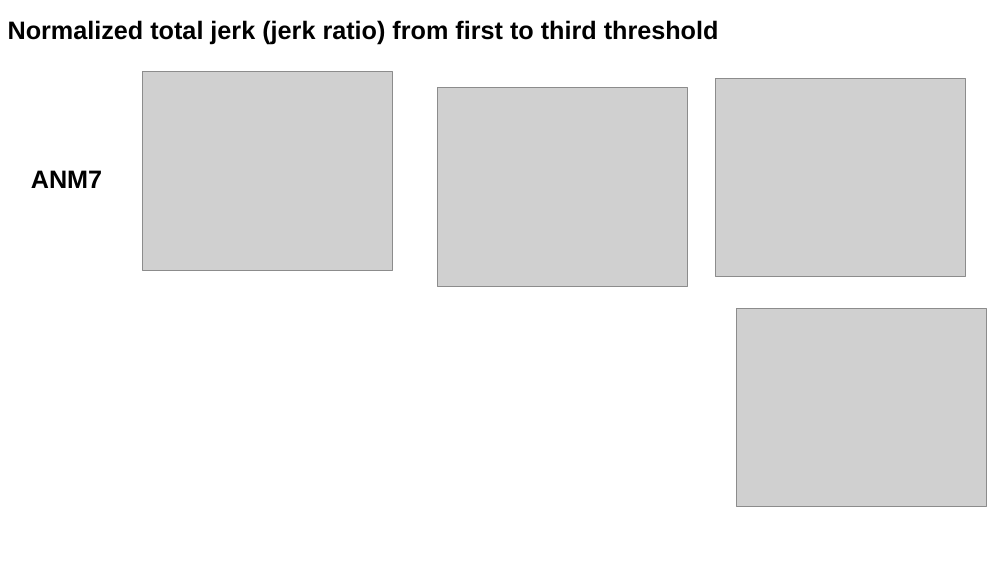
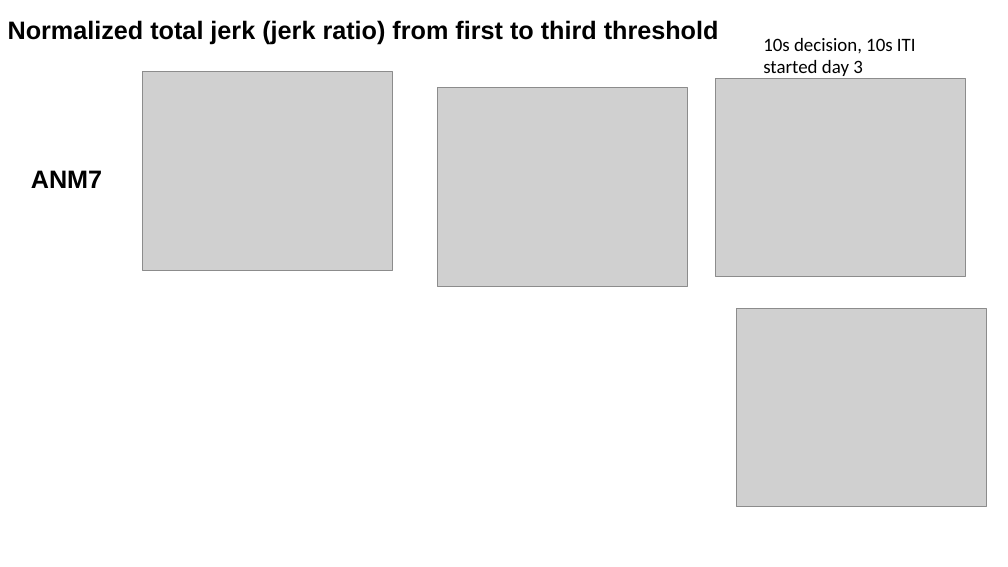
Before and after one commit to paulazoo/behavior, a slide deck: slide 5 of presentations_and_figures/240205.pptx. Drawn at 1008x567 pixels with LibreOffice and Linux fonts; fonts in the diff are those of the drawing; grey boxes stand for pictures. Boxes give left, top, right and bottom in pixels: in the first picture for what was removed or moved away, otherwise in the second. Text is boxed around its words. In the diff, an @@ line names an element or a change of style, - is before the commit and + after.

```diff
--- a/presentations_and_figures/240205.pptx
+++ b/presentations_and_figures/240205.pptx
@@ text added at box(763, 38, 916, 79), 18 pt, text #000000 @@
+10s decision, 10s ITI
+started day 3
```
Also in this commit, not shown: 6 other slides changed, 4 other files.
